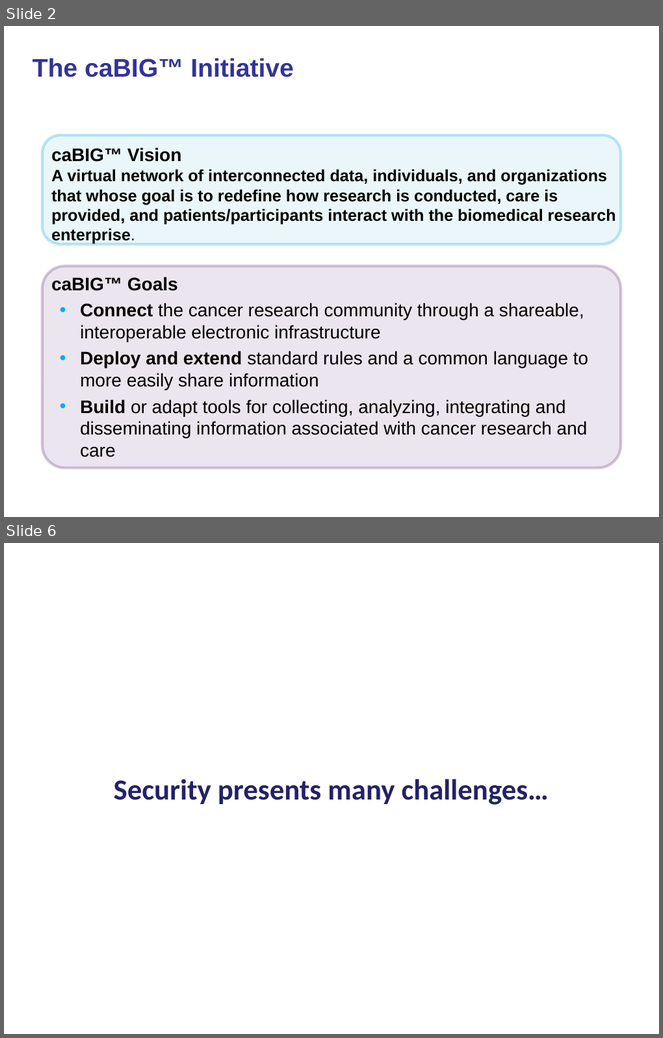
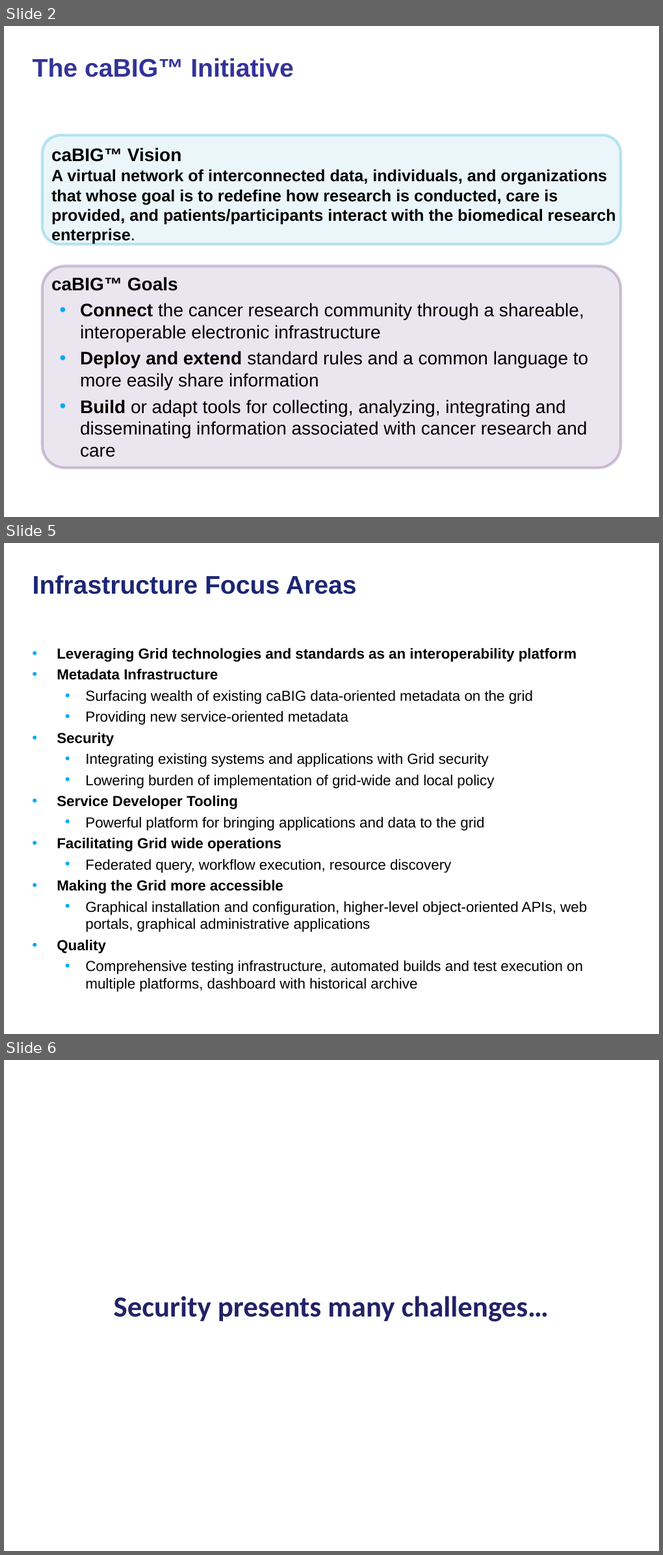
Before and after one commit to NCIP/cagrid-docs, a slide deck: presentations/security/caBIG-security-challenges-healthgrid-2008.ppt. Shown one above the other, each under a label of ours: slides 2 and 6 before the commit, slides 2, 5 and 6 after it; the slides between them are not shown. The pictures are 663x1038 and 663x1555 pixels, drawn with LibreOffice and Linux fonts; fonts in the diff are those of the drawing; background and template pictures are left out. Boxes give left, top, right and bottom in pixels: in the first picture for what was removed or moved away, otherwise in the second. Text is boxed around its words. In the diff, an @@ line names an element or a change of style, - is before the commit and + after.

```diff
--- a/presentations/security/caBIG-security-challenges-healthgrid-2008.ppt
+++ b/presentations/security/caBIG-security-challenges-healthgrid-2008.ppt
@@ slide 5 added at [4, 543, 659, 1034], background picture (left out) @@
@@ title added at [33, 575, 357, 594], 28 pt, text #1C2674, bold @@
+Infrastructure Focus Areas
@@ text added at [57, 648, 587, 992], 16 pt, text #000000 @@
+• Leveraging Grid technologies and standards as an interoperability platform
+• Metadata Infrastructure
+  • Surfacing wealth of existing caBIG data-oriented metadata on the grid
+  • Providing new service-oriented metadata
+• Security
+  • Integrating existing systems and applications with Grid security
+  • Lowering burden of implementation of grid-wide and local policy
+• Service Developer Tooling
+  • Powerful platform for bringing applications and data to the grid
+• Facilitating Grid wide operations
+  • Federated query, workflow execution, resource discovery
+• Making the Grid more accessible
+  • Graphical installation and configuration, higher-level object-oriented APIs, web portals, graphical administrative applications
+• Quality
+  • Comprehensive testing infrastructure, automated builds and test execution on multiple platforms, dashboard with historical archive
```
Also in this commit, not shown: 4 slides changed, 2 other slides added, 4 slides removed.
